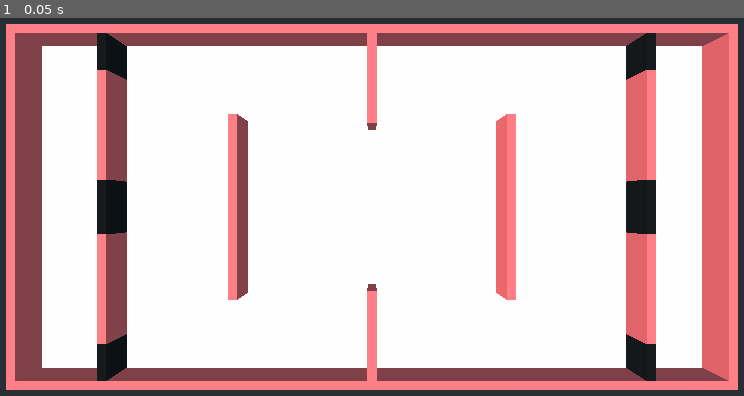
Above: before the commit, frame 1.
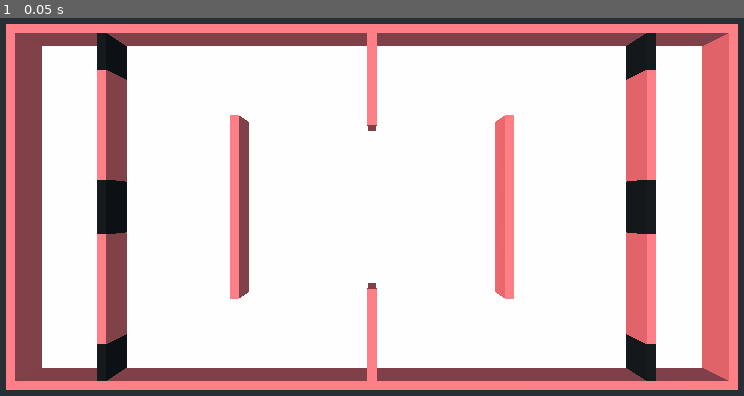
Above: after the commit, the same moment.

Repository: lizrad/fpspf
Game: Godot game, scene res://Level/LevelManager.tscn
The game is run twice, just before and just after one commit, with the same random seed, the same clock (stepped at 60 frames per second) and the same inputs. This scene is started directly instead of the project's main scene.
Inputs:
- Up to frame 1 (0.05 s): no input

The runs differ from the first frame. In frame 1, 0.7% of the frame differs, in the area x 30-70%, y 25-75%.

Commit message:
Fix walls being above ground

Diff:
--- a/Level/LevelManager.tscn
+++ b/Level/LevelManager.tscn
@@ -41,15 +41,15 @@
 [node name="LevelObstacles" type="Spatial" parent="."]
 
 [node name="Wall" parent="LevelObstacles" instance=ExtResource( 3 )]
-transform = Transform( 20, 0, 0, 0, 3, 0, 0, 0, 1, 0, 5, 30 )
+transform = Transform( 20, 0, 0, 0, 3, 0, 0, 0, 1, 0, 4, 30 )
 
 [node name="Wall2" parent="LevelObstacles" instance=ExtResource( 3 )]
-transform = Transform( 20, 0, 0, 0, 3, 0, 0, 0, 1, 0, 5, -30 )
+transform = Transform( 20, 0, 0, 0, 3, 0, 0, 0, 1, 0, 4, -30 )
 
 [node name="Wall3" parent="LevelObstacles" instance=ExtResource( 3 )]
-transform = Transform( 10, 0, 0, 0, 3, 0, 0, 0, 1, 28, 5, 0 )
+transform = Transform( 10, 0, 0, 0, 3, 0, 0, 0, 1, 28, 4, 0 )
 
 [node name="Wall4" parent="LevelObstacles" instance=ExtResource( 3 )]
-transform = Transform( 10, 0, 0, 0, 3, 0, 0, 0, 1, -28, 5, 0 )
+transform = Transform( 10, 0, 0, 0, 3, 0, 0, 0, 1, -28, 4, 0 )
 
 [editable path="Ground"]
